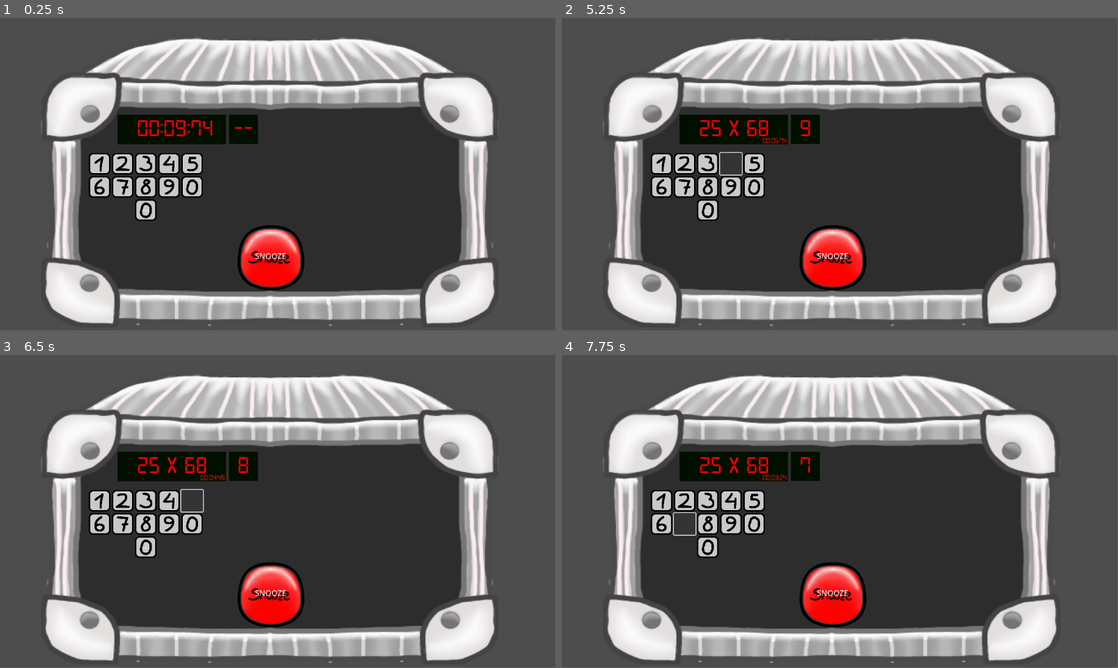
Above: before the commit, frames 1-4 (two rows, left to right).
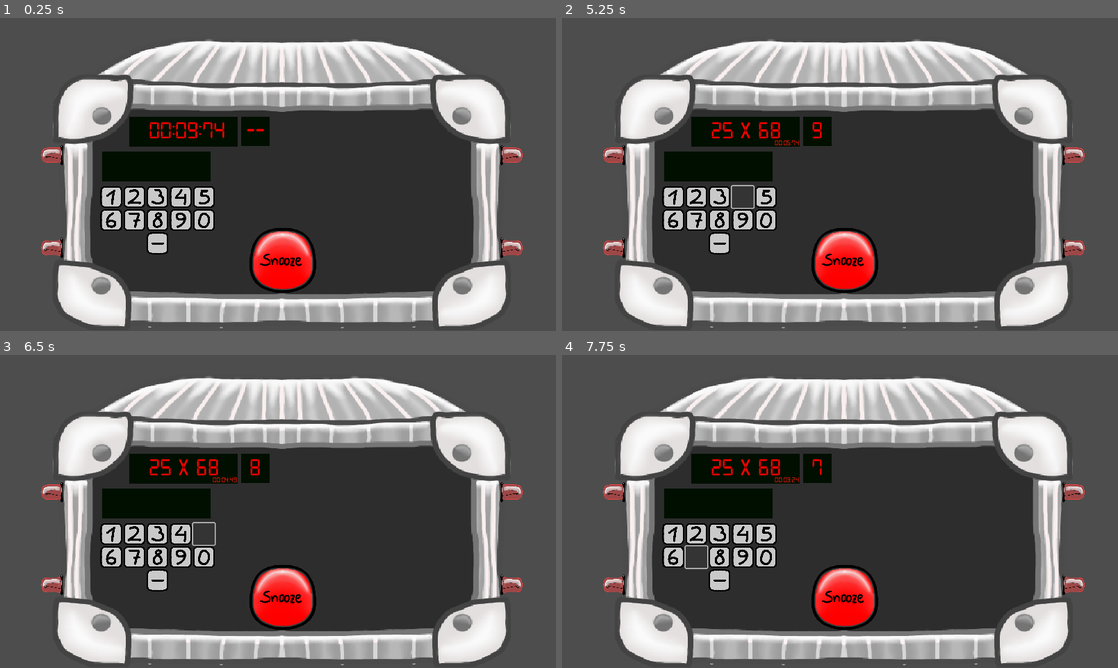
Above: after the commit, the same moments.

Repository: sneedragon/jam-game
Game: Godot game, scene res://main.tscn
Two runs of this game, one before a commit and one after it. Both use one fixed random seed, a clock stepped at 60 frames per second and the inputs below.
Inputs (mouse positions are in pixels of both pictures, inside the frame that each line leads up to; where the layout moved, square brackets give the same spot in the first picture):
- Up to frame 1 (0.25 s): no input
- Up to frame 2 (5.25 s): click (845, 259) [834, 255] at 0.5 s; click (717, 243) [706, 208] at 1.25 s; click (767, 218) [756, 187] at 2 s; click (673, 196) [662, 165] at 2.75 s; click (695, 196) [684, 165] at 3.5 s; click (717, 196) [706, 165] at 4.25 s; click (739, 196) [728, 165] at 5 s
- Up to frame 3 (6.5 s): click (205, 533) [194, 502] at 5.75 s
- Up to frame 4 (7.75 s): click (673, 555) [662, 524] at 6.5 s; click (695, 555) [684, 524] at 7.25 s
The window is 799x449 before the commit and 800x450 after it. Grey fills any space a smaller window leaves; there, only what the larger window draws over its background counts as a difference.

The runs differ from the first frame. In frame 1, 27% of the frame differs, in the area x 7-94%, y 6-100%; in frame 2, 27%; in frame 3, 27%; in frame 4, 27%.

Commit message:
fixed minuspad

Diff:
--- a/main.gd
+++ b/main.gd
@@ -110,7 +110,7 @@
 				$Time_Display/Time_Label.text = (str(math_number1) + " / " + str(math_number2))
 		math_number1 = null
 		math_number2 = null
-	if math_guess == str(math_result) and mini_timer == 0:
+	if math_guess == str(math_result):
 		mini_win = true
 		print(str(math_result))
 		print(math_guess)
--- a/main.tscn
+++ b/main.tscn
@@ -14,6 +14,8 @@
 [ext_resource type="Texture2D" uid="uid://bjbi1p320osh8" path="res://Assets/PinPad_7.png" id="12_4wbri"]
 [ext_resource type="Texture2D" uid="uid://dutna0x7kr4ro" path="res://Assets/PinPad_8.png" id="13_uy8t0"]
 [ext_resource type="Texture2D" uid="uid://beex76v7jbqht" path="res://Assets/PinPad_9.png" id="14_j3e6h"]
+[ext_resource type="Texture2D" uid="uid://chsb7pvkp7c5b" path="res://Assets/PinPad_Minus.png" id="15_mnhjr"]
+[ext_resource type="Texture2D" uid="uid://dmla75skjwwli" path="res://Assets/DiodeOff.png" id="15_p2uow"]
 
 [sub_resource type="StyleBoxEmpty" id="StyleBoxEmpty_0vwd7"]
 
@@ -59,10 +61,10 @@
 texture = ExtResource("14_j3e6h")
 
 [sub_resource type="StyleBoxTexture" id="StyleBoxTexture_0kcpp"]
-texture = ExtResource("5_0bxms")
+texture = ExtResource("15_mnhjr")
 
 [node name="Main" type="Node2D"]
-position = Vector2(-16, 72)
+position = Vector2(8, 72)
 script = ExtResource("1_3ajsl")
 
 [node name="Bombshell_Sprite" type="Sprite2D" parent="."]
@@ -80,7 +82,6 @@
 theme_override_styles/hover = SubResource("StyleBoxTexture_exewf")
 theme_override_styles/pressed = SubResource("StyleBoxTexture_nlb8u")
 theme_override_styles/normal = SubResource("StyleBoxTexture_jlm54")
-text = "SNOOZE"
 
 [node name="Time_Display" type="Control" parent="."]
 layout_mode = 3
@@ -126,6 +127,39 @@
 offset_bottom = 63.0
 theme_override_fonts/font = ExtResource("4_13vu7")
 
+[node name="Pin_Display" type="Control" parent="."]
+layout_mode = 3
+anchors_preset = 0
+offset_left = 224.0
+offset_top = 208.0
+offset_right = 348.0
+offset_bottom = 248.0
+
+[node name="Pin_Label" type="Label" parent="Pin_Display"]
+layout_mode = 1
+offset_left = 20.0
+offset_right = 145.0
+offset_bottom = 37.0
+theme_override_colors/font_color = Color(1, 0, 0, 1)
+theme_override_fonts/font = ExtResource("4_13vu7")
+theme_override_font_sizes/font_size = 50
+horizontal_alignment = 1
+
+[node name="ColorRect" type="ColorRect" parent="Pin_Display"]
+z_index = -1
+layout_mode = 1
+anchors_preset = 15
+anchor_right = 1.0
+anchor_bottom = 1.0
+offset_left = -20.0
+offset_top = -7.0
+offset_right = 6.0
+offset_bottom = -6.0
+grow_horizontal = 2
+grow_vertical = 2
+scale = Vector2(1.5, 1.5)
+color = Color(0, 0.0588235, 0, 1)
+
 [node name="Mini_Display" type="Control" parent="."]
 layout_mode = 3
 anchors_preset = 0
@@ -163,9 +197,9 @@
 layout_mode = 3
 anchors_preset = 0
 offset_left = 248.0
-offset_top = 160.0
+offset_top = 224.0
 offset_right = 288.0
-offset_bottom = 200.0
+offset_bottom = 264.0
 
 [node name="Button0" type="Button" parent="Pinpad"]
 layout_mode = 0
@@ -252,7 +286,31 @@
 offset_right = 93.0
 offset_bottom = 189.0
 theme_override_styles/normal = SubResource("StyleBoxTexture_0kcpp")
-text = "---"
+
+[node name="Diodes" type="Node2D" parent="."]
+
+[node name="DiodeOff" type="Sprite2D" parent="Diodes"]
+position = Vector2(96, 208)
+scale = Vector2(-0.198, 0.25)
+texture = ExtResource("15_p2uow")
+
+[node name="DiodeOff2" type="Sprite2D" parent="Diodes"]
+position = Vector2(96, 400)
+scale = Vector2(-0.198, 0.25)
+texture = ExtResource("15_p2uow")
+
+[node name="DiodeOff3" type="Sprite2D" parent="Diodes"]
+position = Vector2(1056, 400)
+scale = Vector2(0.2, 0.25)
+texture = ExtResource("15_p2uow")
+
+[node name="DiodeOff4" type="Sprite2D" parent="Diodes"]
+position = Vector2(1056, 208)
+scale = Vector2(0.2, 0.25)
+texture = ExtResource("15_p2uow")
+
+[node name="Camera2D" type="Camera2D" parent="."]
+position = Vector2(568, 248)
 
 [connection signal="pressed" from="Snooze_Button" to="." method="_on_button_pressed"]
 [connection signal="pressed" from="Pinpad/Button0" to="." method="_on_button_0_pressed"]
--- a/project.godot
+++ b/project.godot
@@ -14,3 +14,12 @@
 run/main_scene="res://main.tscn"
 config/features=PackedStringArray("4.3", "Forward Plus")
 config/icon="res://icon.svg"
+
+[display]
+
+window/stretch/mode="canvas_items"
+window/stretch/aspect="expand"
+
+[rendering]
+
+textures/canvas_textures/default_texture_filter=0
Not shown, added: Assets/DiodeOff.png.import
Not shown, added: Assets/DiodeOn.png.import
Not shown, added: Assets/PinPad_Minus.png.import
Not shown: 1 places in main.tscn that only renumber resources
